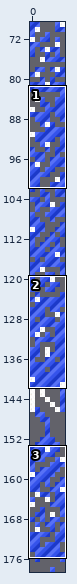
Level history. Tiled map: LudumDare/resources/maps/bluelevel.tmx. The picture above shows the old version from afar; the outline marks the close-up.
Close-up. Before the edit:
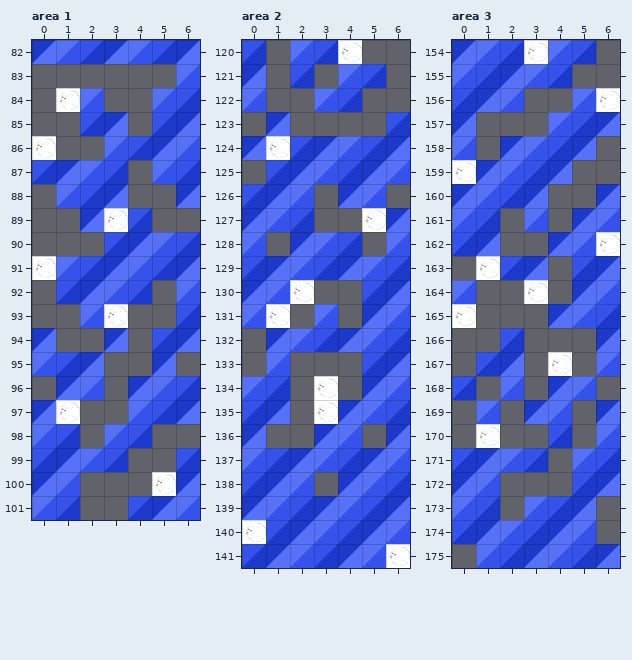
Cells are 64x64 px. Shown: area 1 x 0..6, y 82..101; area 2 x 0..6, y 120..141; area 3 x 0..6, y 154..175. The commit also changed other parts of the map, which this record leaves out.
After:
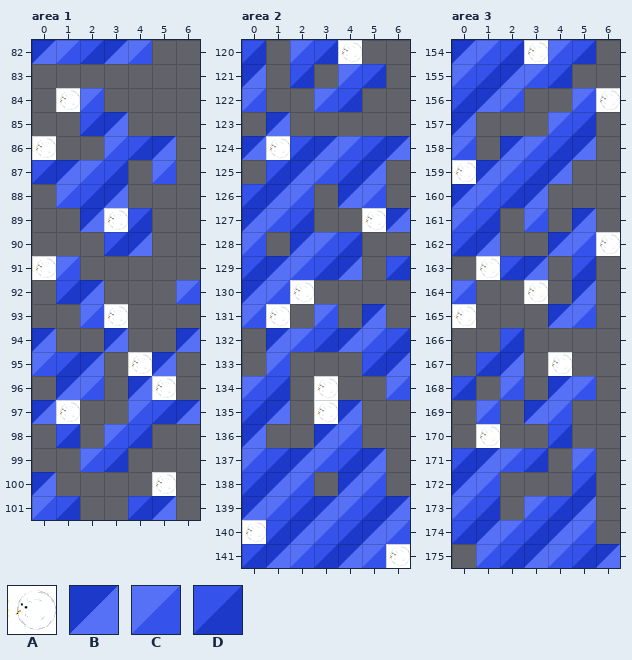
Key: from "enemytileset": A 3 "snow"; from "rainbowTileSet": B 4, C 11, D 18.
_ is an empty cell, . an unchanged one.
The edit:
--- layer "Tile Layer 1", area 1
@@ x 5..6 @@
- 82 DB
- 83 .C
- 84 CD
- 85 DB
- 86 .C
- 87 .D
- 88 .B
+ 82 __
+ 83 ._
+ 84 __
+ 85 __
+ 86 ._
+ 87 ._
+ 88 ._
@@ x 2..6 @@
- 90 ...CD
- 91 DBCDB
- 92 .CD..
- 93 ....D
- 94 ...D.
+ 90 ...__
+ 91 _____
+ 92 .__..
+ 93 ...._
+ 94 ..._.
@@ x 6..6 @@
- 96 D
+ 96 _
@@ x 0..6 @@
- 98 C......
- 99 DB....D
-100 .C....B
-101 ......C
+ 98 _......
+ 99 __...._
+100 ._...._
+101 ......_
--- layer "Tile Layer 2", area 1
@@ x 4..5 @@
- 95 _.
- 96 ._
+ 95 A.
+ 96 .A
--- layer "Tile Layer 1", area 2
@@ x 6..6 @@
-123 D
+123 _
@@ x 6..6 @@
-125 C
+125 _
@@ x 5..6 @@
-128 .C
-129 C.
-130 DB
-131 .C
+128 ._
+129 _.
+130 __
+131 ._
@@ x 5..6 @@
-134 B.
-135 CD
-136 .B
-137 .C
-138 .D
+134 _.
+135 __
+136 ._
+137 ._
+138 ._
--- layer "Tile Layer 1", area 3
@@ x 6..6 @@
-157 B
+157 _
@@ x 6..6 @@
-160 B
-161 C
+160 _
+161 _
@@ x 6..6 @@
-163 B
-164 C
-165 D
-166 B
-167 C
+163 _
+164 _
+165 _
+166 _
+167 _
@@ x 6..6 @@
-169 B
-170 C
-171 D
-172 B
+169 _
+170 _
+171 _
+172 _
